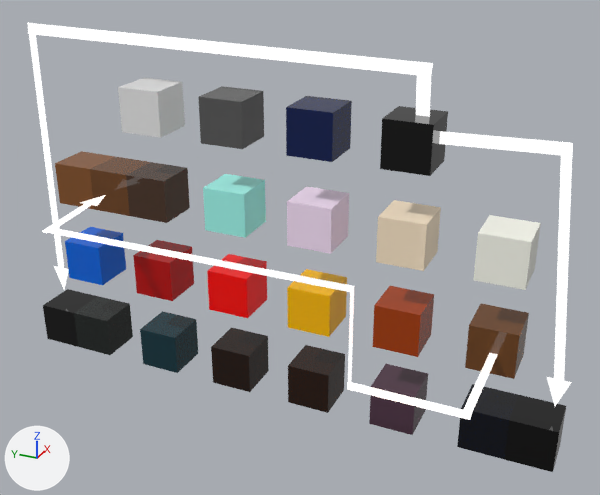
An edit to the glTF model assets/models/persona/personaFinishMatrix.glb, drawn before and after from the same camera.
Before and after are seen from a 50 mm lens placed at (-3.77, -1.09, 1.33), pointed at (-0.19, 0.52, -0.46). Arrows for +X, +Y and +Z are at lower left; the lights stay in place. Where no turn or scale is listed for an object, it has been applied to the vertices.
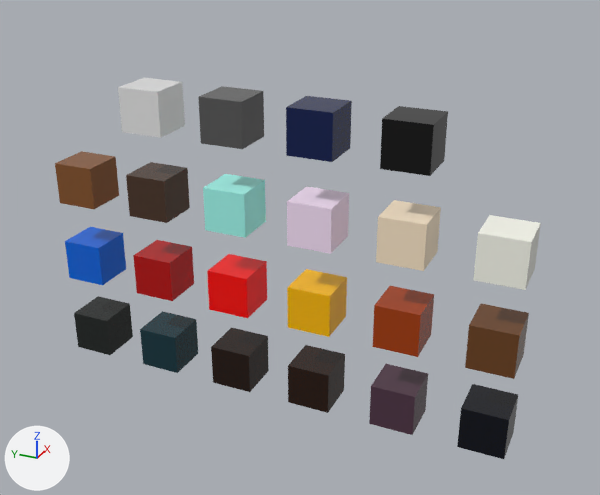
The change in detail:
Object 'delete this one after checking it in AR' (ob_delete_this_one_after_checking_it_in_ar) is deleted.
Object 'Plane' (ob_plane) is deleted.
Object 'delete this one after checking it in AR.002' (ob_delete_this_one_after_checking_it_in_ar_002) is deleted.
Object 'Plane.001' (ob_plane_001) is deleted.
Object 'Cube.022' (ob_cube_022) is deleted.
Object 'Plane.002' (ob_plane_002) is deleted.

Pixel boxes [x1, y1, x2, y2] of what changed, in the pictures (600 x 495 px):
'Plane.001', deleted: before [27, 23, 433, 290]
'Plane', deleted: before [439, 131, 573, 406]
'Plane.002', deleted: before [42, 195, 498, 420]
'delete this one after checking it in AR', deleted (black): before [504, 395, 566, 472]
'Cube.022', deleted (brown): before [90, 157, 150, 216]
'delete this one after checking it in AR.002', deleted (black): before [43, 289, 98, 347]
